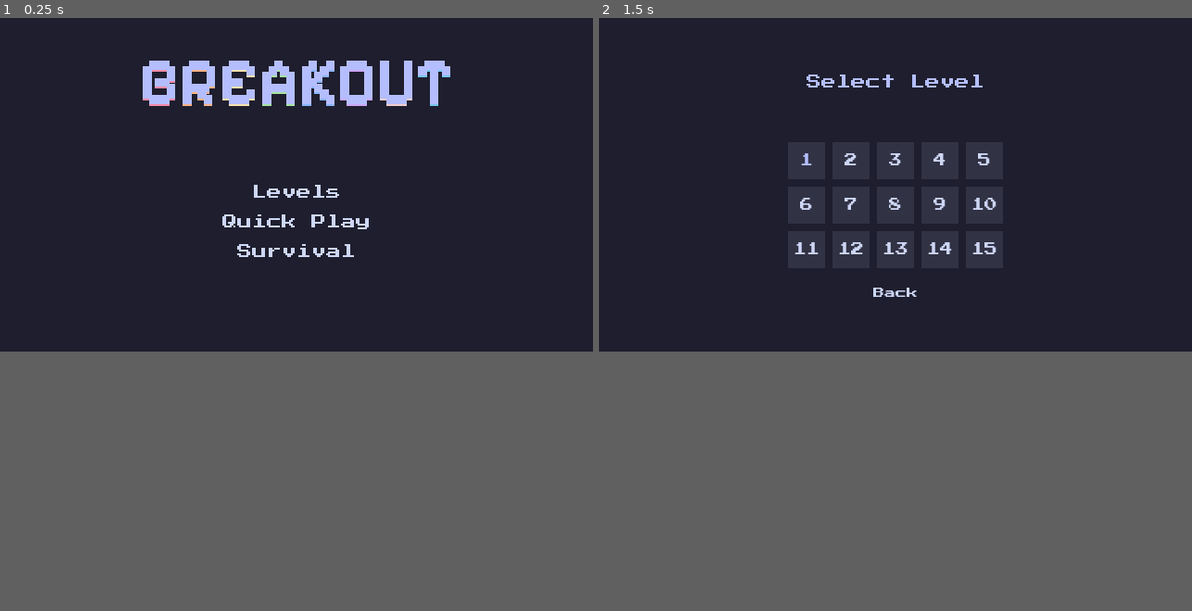
Above: before the commit, frames 1-2 (left to right).
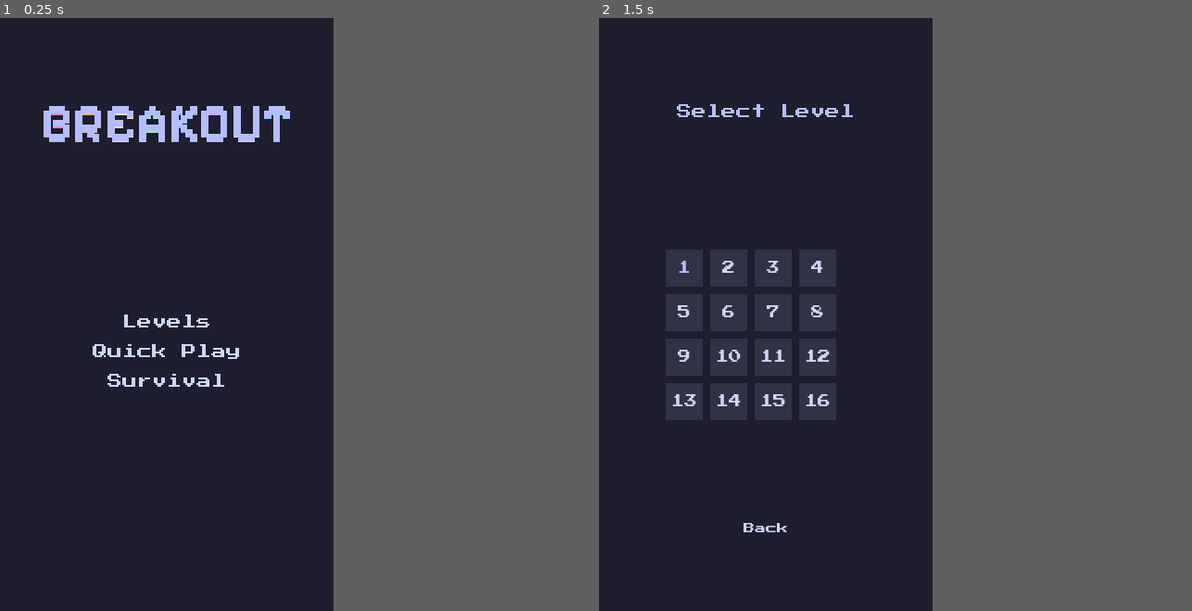
Above: after the commit, the same moments.

Repository: SparrowSurya/breakout
Game: Godot game, scene res://scenes/main_menu.tscn
The game is run twice, just before and just after one commit, with the same random seed, the same clock (stepped at 60 frames per second) and the same inputs. Sound files missing from this copy of the repository are replaced by a short silence.
Inputs:
- Up to frame 1 (0.25 s): no input
- Up to frame 2 (1.5 s): click "Levels" at 0.5 s; click "1" at 1.25 s
In our replay, the window is 640x360 before the commit and 360x640 after it. These sizes can differ from the game's own. Grey fills any space a smaller window leaves; there, only what the larger window draws over its background counts as a difference.

The runs differ from the first frame. In frame 1, 4.5% of the frame differs, in the area x 7-76%, y 7-63%; in frame 2, 1.6%.

Commit message:
Reversed the dimensions for portrait mode

Diff:
--- a/project.godot
+++ b/project.godot
@@ -23,8 +23,8 @@
 
 [display]
 
-window/size/viewport_width=640
-window/size/viewport_height=360
+window/size/viewport_width=360
+window/size/viewport_height=640
 window/stretch/mode="canvas_items"
 
 [input]
--- a/scenes/levels.tscn
+++ b/scenes/levels.tscn
@@ -2,6 +2,7 @@
 
 [ext_resource type="Script" uid="uid://cwufarrhqvk7p" path="res://scripts/levels.gd" id="1_5ekxl"]
 [ext_resource type="FontFile" uid="uid://dkv16dvnbdjan" path="res://assets/fonts/Press_Start_2P/PressStart2P-Regular.ttf" id="1_hcnff"]
+[ext_resource type="Texture2D" uid="uid://b8ssqu068435" path="res://assets/sprites/background.png" id="2_5ekxl"]
 
 [node name="Levels" type="CanvasLayer" unique_id=809987172 node_paths=PackedStringArray("levels_grid_node", "back_button")]
 script = ExtResource("1_5ekxl")
@@ -10,15 +11,23 @@
 
 [node name="Control" type="Control" parent="." unique_id=100792421]
 layout_mode = 3
-anchors_preset = 0
-offset_right = 640.0
-offset_bottom = 360.0
+anchors_preset = 15
+anchor_right = 1.0
+anchor_bottom = 1.0
+grow_horizontal = 2
+grow_vertical = 2
 
-[node name="Background" type="ColorRect" parent="Control" unique_id=979133405]
-layout_mode = 0
-offset_right = 640.0
-offset_bottom = 360.0
-color = Color(0.11764706, 0.11764706, 0.18039216, 1)
+[node name="Background" type="TextureRect" parent="Control" unique_id=1979209934]
+layout_mode = 1
+anchors_preset = 15
+anchor_right = 1.0
+anchor_bottom = 1.0
+offset_left = -140.0
+offset_right = 140.0
+grow_horizontal = 2
+grow_vertical = 2
+mouse_filter = 2
+texture = ExtResource("2_5ekxl")
 
 [node name="Label" type="Label" parent="Control" unique_id=76167861]
 layout_mode = 1
@@ -26,9 +35,9 @@
 anchor_left = 0.5
 anchor_right = 0.5
 offset_left = -96.0
-offset_top = 58.0
+offset_top = 90.0
 offset_right = 96.0
-offset_bottom = 81.0
+offset_bottom = 113.0
 grow_horizontal = 2
 theme_override_colors/font_color = Color(0.7058824, 0.74509805, 0.99607843, 1)
 theme_override_fonts/font = ExtResource("1_hcnff")
@@ -51,18 +60,21 @@
 grow_vertical = 2
 theme_override_constants/h_separation = 8
 theme_override_constants/v_separation = 8
-columns = 5
+columns = 4
 
 [node name="BackButton" type="Button" parent="Control" unique_id=1016380815]
 layout_mode = 1
-anchors_preset = 5
+anchors_preset = 7
 anchor_left = 0.5
+anchor_top = 1.0
 anchor_right = 0.5
+anchor_bottom = 1.0
 offset_left = -96.0
-offset_top = 286.0
+offset_top = -100.0
 offset_right = 96.0
-offset_bottom = 309.0
+offset_bottom = -77.0
 grow_horizontal = 2
+grow_vertical = 0
 theme_override_colors/font_color = Color(0.8039216, 0.8392157, 0.95686275, 1)
 theme_override_colors/font_focus_color = Color(0.9607843, 0.8784314, 0.8627451, 1)
 theme_override_colors/font_pressed_color = Color(0.45490196, 0.78039217, 0.9254902, 1)
--- a/scenes/main_menu.tscn
+++ b/scenes/main_menu.tscn
@@ -29,22 +29,30 @@
 mouse_filter = 2
 
 [node name="Background" type="TextureRect" parent="Control" unique_id=95953300]
-layout_mode = 0
-offset_right = 40.0
-offset_bottom = 40.0
+layout_mode = 1
+anchors_preset = 15
+anchor_right = 1.0
+anchor_bottom = 1.0
+grow_horizontal = 2
+grow_vertical = 2
 mouse_filter = 2
 texture = ExtResource("2_ekxnf")
 
 [node name="Heading" type="TextureRect" parent="Control" unique_id=747190814]
 layout_mode = 1
-anchors_preset = 5
+anchors_preset = 8
 anchor_left = 0.5
+anchor_top = 0.5
 anchor_right = 0.5
+anchor_bottom = 0.5
 offset_left = -166.0
-offset_top = 46.0
+offset_top = -230.0
 offset_right = 166.0
-offset_bottom = 95.0
+offset_bottom = -181.0
 grow_horizontal = 2
+grow_vertical = 2
+scale = Vector2(0.8, 0.8)
+pivot_offset = Vector2(166, 24.5)
 mouse_filter = 2
 texture = ExtResource("1_ekxnf")
 
@@ -56,9 +64,9 @@
 anchor_right = 0.5
 anchor_bottom = 1.0
 offset_left = -80.0
-offset_top = -180.0
+offset_top = -320.0
 offset_right = 80.0
-offset_bottom = -100.0
+offset_bottom = -239.99997
 grow_horizontal = 2
 grow_vertical = 0
 theme_override_constants/separation = 16
--- a/scripts/levels.gd
+++ b/scripts/levels.gd
@@ -3,8 +3,8 @@
 @export var levels_grid_node: GridContainer
 @export var back_button: Button
 
-const LEVELS_COUNT: int = 15 # TODO: needs to be read from somewhere else
-const GRID_CAP: int = 15
+const LEVELS_COUNT: int = 16 # TODO: needs to be read from somewhere else
+const GRID_CAP: int = 16
 
 var level_page: int = 0
 var level_label_scene: PackedScene = preload(Constants.SCENE.LevelLabel)
